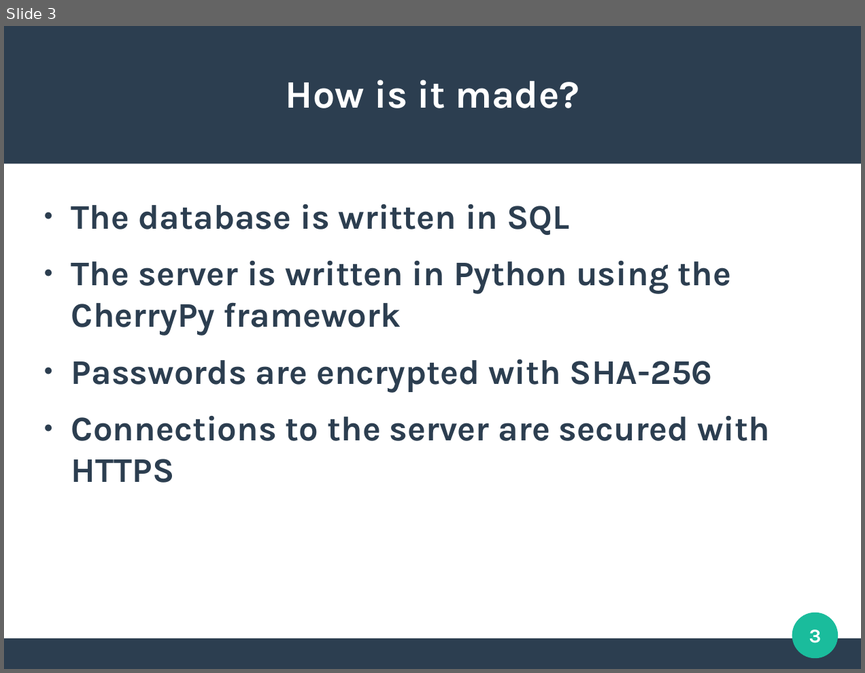
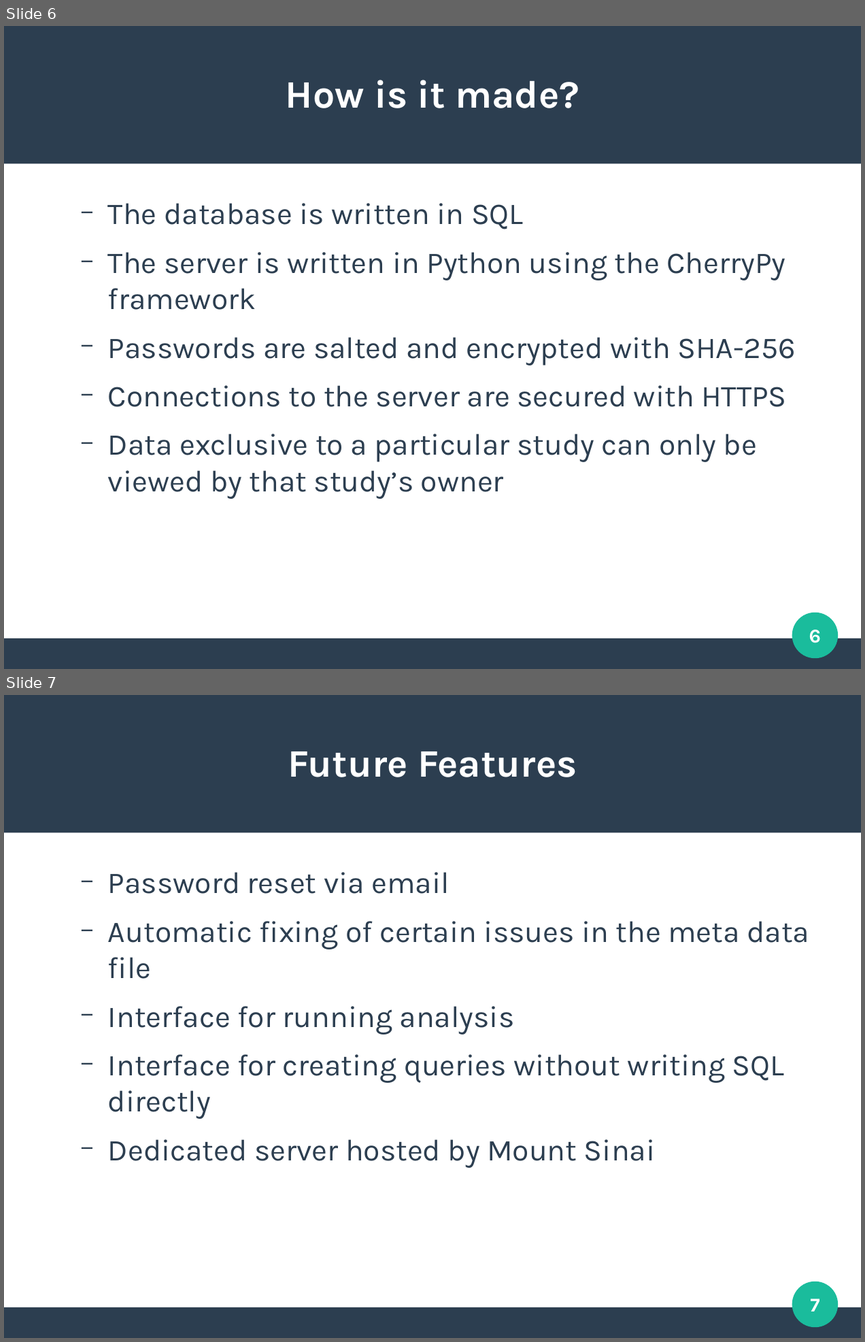
Before and after one commit to clemente-lab/mmeds-meta, a slide deck: sql/mmeds.odp. Shown one above the other, each under a label of ours: slide 3 before the commit, slides 6 and 7 after it. The pictures are 865x673 and 865x1342 pixels, drawn with LibreOffice and Linux fonts; fonts in the diff are those of the drawing. Boxes give left, top, right and bottom in pixels: in the first picture for what was removed or moved away, otherwise in the second. Text is boxed around its words. In the diff, an @@ line names an element or a change of style, - is before the commit and + after.

```diff
--- a/sql/mmeds.odp
+++ b/sql/mmeds.odp
@@ slide 7 added at (4,695,861,1338), background #FFFFFF; not listed: 3 template elements that a slide beside it also shows @@
@@ title added at (288,751,577,777), 36 pt, text #FFFFFF, bold @@
+Future Features
@@ text added at (108,872,809,1168), 28 pt, text #2C3E50 @@
+  − Password reset via email
+  − Automatic fixing of certain issues in the meta data file
+  − Interface for running analysis
+  − Interface for creating queries without writing SQL directly
+  − Dedicated server hosted by Mount Sinai
@@ page number added at (810,1298,819,1311), 18 pt, text #FFFFFF, bold @@
+7
@@ what was slide 3 is now slide 6 @@
@@ slide 6 changed as well @@
@@ text at (108,203,787,407): size 32 to 28 pt, bold off in "The database is written in SQL", "The server is written in Python using ...", "Connections to the server are secured with ..."; bullet ● to −; list level 1 to 2 in "The database is written in ..."; list level 1 to 2 in "The server is written in ..."; list level 1 to 2 in "Connections to the server are ..." @@
@@ text at (108,337,796,365): text changed; size 32 to 28 pt; bold off @@
-● Passwords are encrypted with SHA-256
+  − Passwords are salted and encrypted with SHA-256
@@ text at (108,433,757,499): paragraph added @@
+  − Data exclusive to a particular study can only be viewed by that study’s owner
@@ page number at (809,629,821,643): text changed @@
-3
+6
```
Also in this commit, not shown: 3 other slides changed, 4 other slides added, 1 slide removed, 4 other files.
